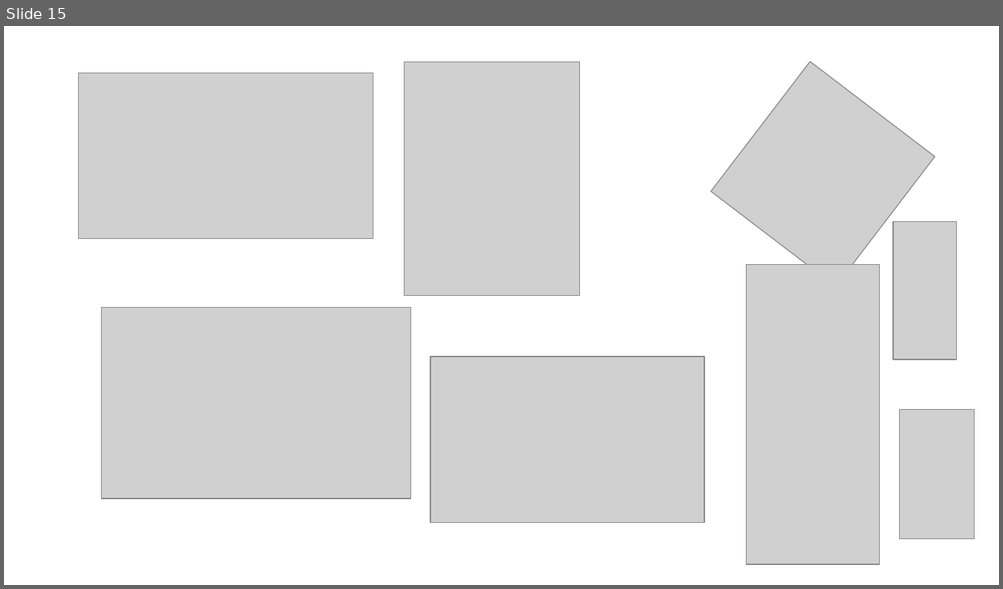
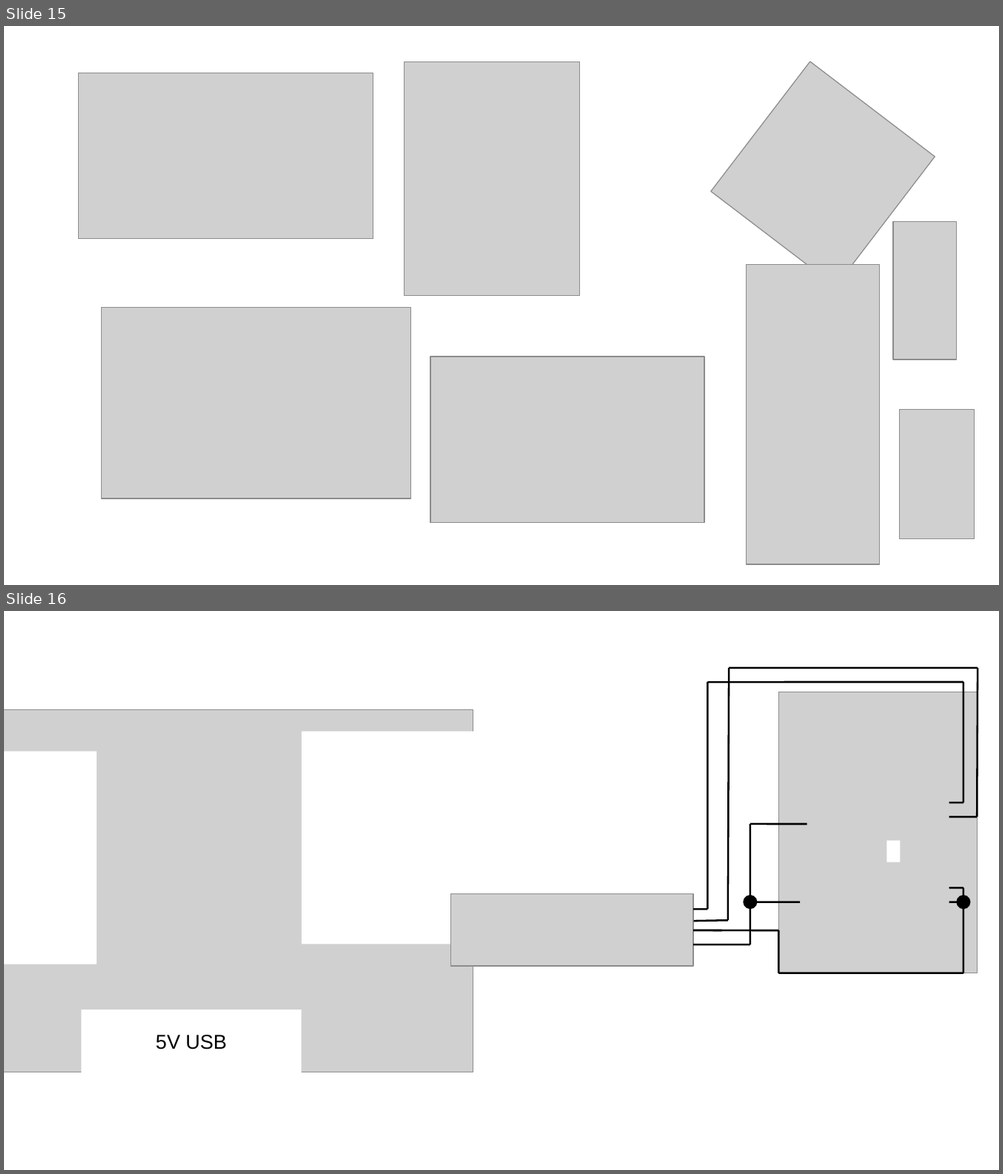
Before and after one commit to Noschvie/shrdzm, a slide deck: hardware/Wiring.odp. Shown one above the other, each under a label of ours: slide 15 before the commit, slides 15 and 16 after it. The pictures are 1003x589 and 1003x1174 pixels, drawn with LibreOffice and Linux fonts; fonts in the diff are those of the drawing; grey boxes stand for pictures. Boxes give left, top, right and bottom in pixels: in the first picture for what was removed or moved away, otherwise in the second. Text is boxed around its words. In the diff, an @@ line names an element or a change of style, - is before the commit and + after.

```diff
--- a/hardware/Wiring.odp
+++ b/hardware/Wiring.odp
@@ slide 16 added at (4, 611, 999, 1170), background #FFFFFF @@
@@ line added from (728, 920) to (728, 668), #000000 1.5 pt @@
@@ line added from (978, 668) to (728, 668), #000000 1.5 pt @@
@@ line added from (978, 668) to (977, 817), #000000 1.5 pt @@
@@ line added from (963, 682) to (708, 682), #000000 1.5 pt @@
@@ line added from (708, 910) to (708, 682), #000000 1.5 pt @@
@@ picture added at (778, 692, 977, 974) @@
@@ line added from (963, 682) to (963, 803), #000000 1.5 pt @@
@@ picture added at (4, 710, 472, 1073) @@
@@ rectangle added at (301, 731, 481, 944), fill #FFFFFF @@
@@ rectangle added at (4, 752, 97, 965), fill #FFFFFF @@
@@ line added from (949, 803) to (963, 803), #000000 1.5 pt @@
@@ line added from (751, 824) to (751, 945), #000000 1.5 pt @@
@@ line added from (751, 824) to (807, 824), #000000 1.5 pt @@
@@ line added from (949, 817) to (977, 817), #000000 1.5 pt @@
@@ rectangle added at (887, 841, 900, 863), fill #FFFFFF @@
@@ picture added at (451, 894, 694, 967) @@
@@ ellipse added at (743, 895, 757, 910), fill #000000 @@
@@ line added from (963, 888) to (949, 888), #000000 1.5 pt @@
@@ ellipse added at (956, 895, 970, 910), fill #000000 @@
@@ line added from (963, 888) to (963, 974), #000000 1.5 pt @@
@@ line added from (728, 920) to (694, 922), #000000 1.5 pt @@
@@ line added from (708, 910) to (694, 910), #000000 1.5 pt @@
@@ line added from (800, 903) to (751, 903), #000000 1.5 pt @@
@@ line added from (963, 903) to (949, 903), #000000 1.5 pt @@
@@ line added from (694, 931) to (722, 931), #000000 1.5 pt @@
@@ line added from (694, 931) to (778, 931), #000000 1.5 pt @@
@@ line added from (778, 974) to (778, 931), #000000 1.5 pt @@
@@ line added from (694, 945) to (751, 945), #000000 1.5 pt @@
@@ line added from (778, 974) to (963, 974), #000000 1.5 pt @@
@@ rectangle added at (82, 1010, 301, 1072), fill #FFFFFF, 16 pt, text #000000 @@
+5V USB
```
Also in this commit, not shown: 1 other file.
